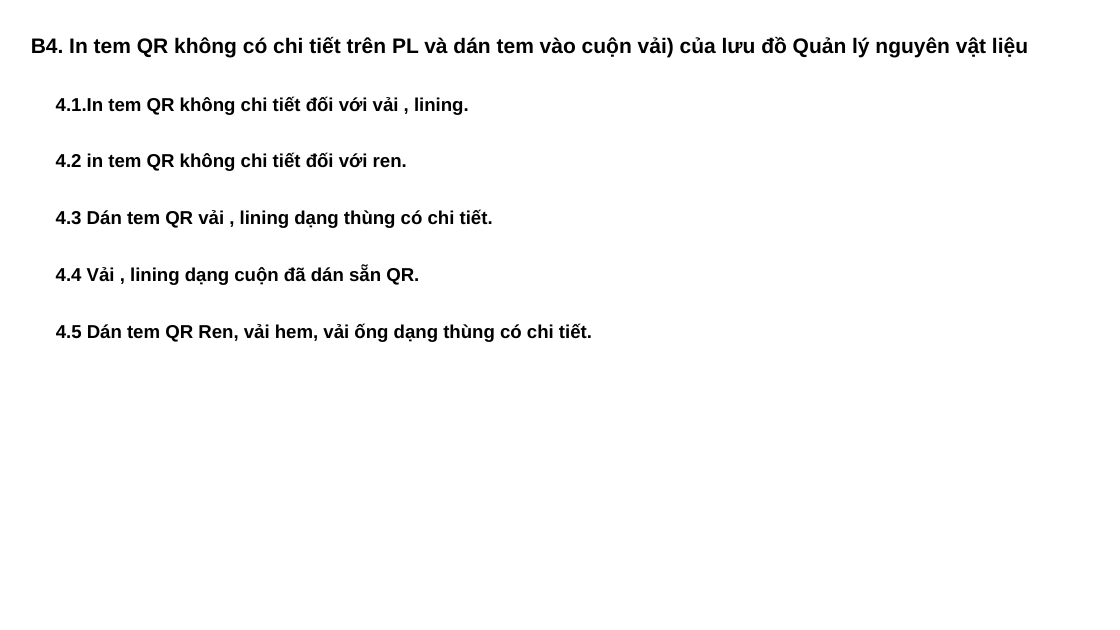
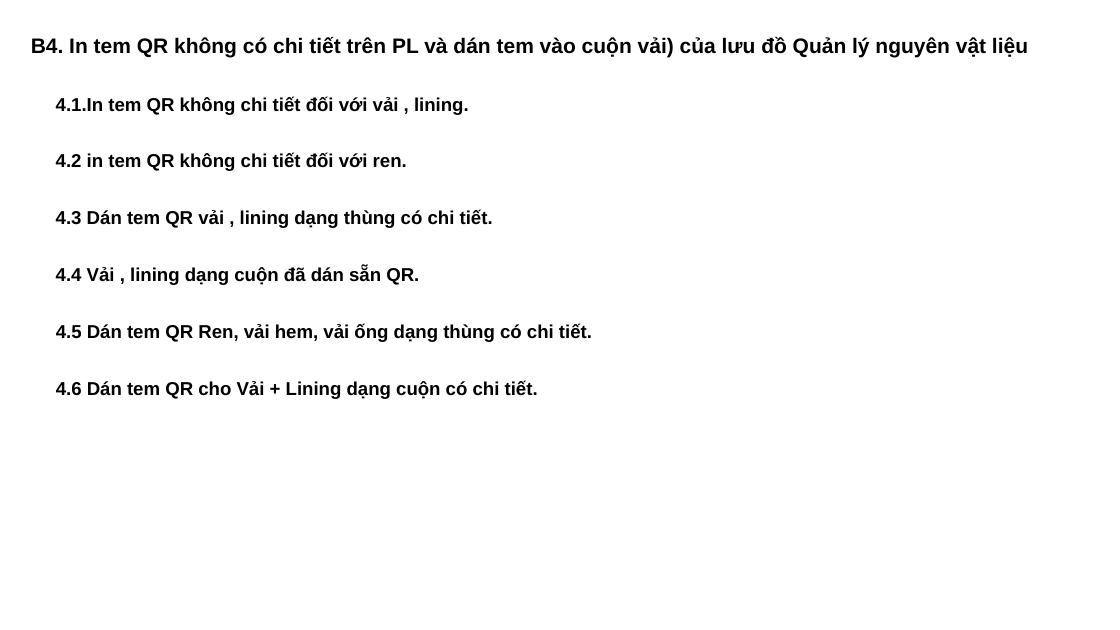
Before and after one commit to hoant-it/WebMain, a slide deck: slide 1 of public/images/Kho/QTQLNVL_ITQRKCCTTPLVDTVCV_18112024.pptx. Drawn at 1120x630 pixels with LibreOffice and Linux fonts; fonts in the diff are those of the drawing. Boxes give left, top, right and bottom in pixels: in the first picture for what was removed or moved away, otherwise in the second. Text is boxed around its words. In the diff, an @@ line names an element or a change of style, - is before the commit and + after.

```diff
--- a/public/images/Kho/QTQLNVL_ITQRKCCTTPLVDTVCV_18112024.pptx
+++ b/public/images/Kho/QTQLNVL_ITQRKCCTTPLVDTVCV_18112024.pptx
@@ text added at <box>56,381,538,399</box>, 16 pt, text #000000, bold @@
+4.6 Dán tem QR cho Vải + Lining dạng cuộn có chi tiết.
```
Also in this commit, not shown: 7 other files.
